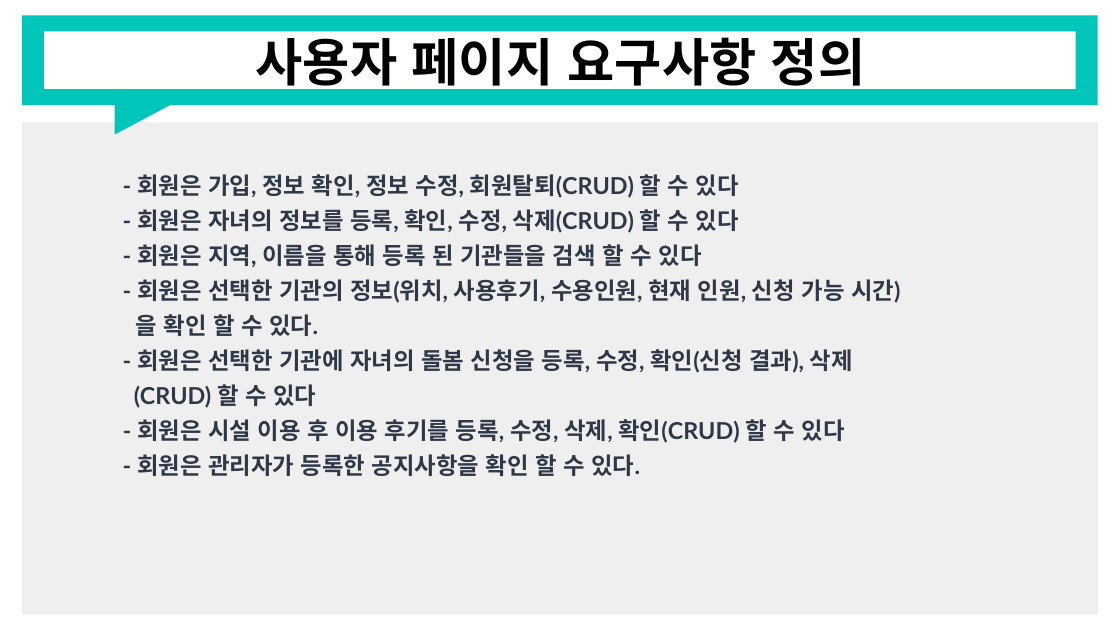
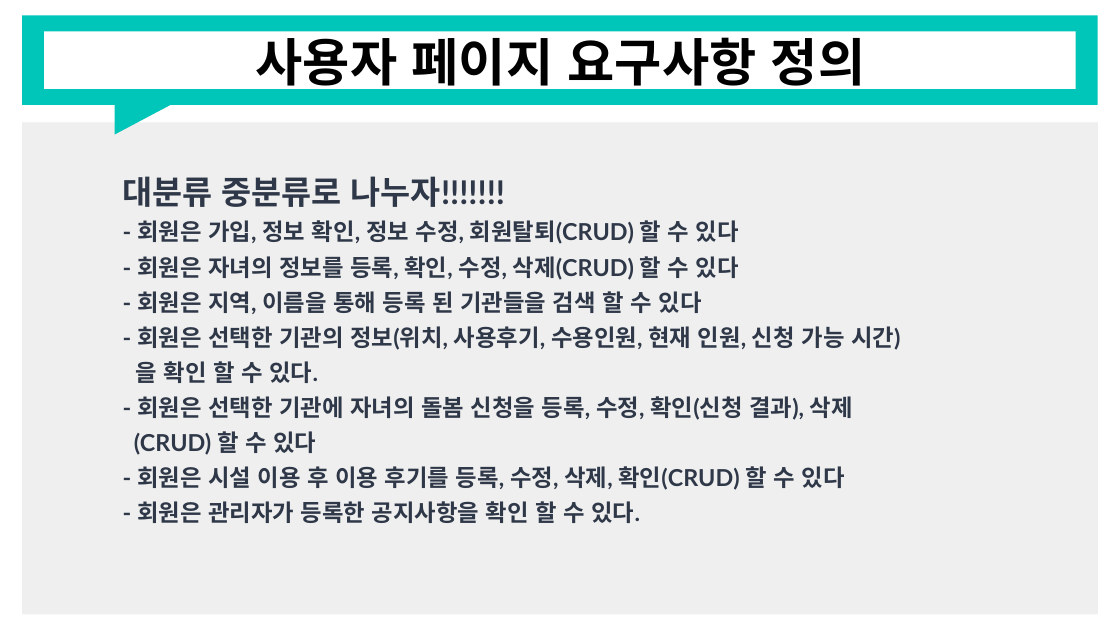
Before and after one commit to RealWarm/Common_Document, a slide deck: slide 3 of 온종일_돌봄/2주차/정훈_산출물_2주차.pptx. Drawn at 1120x630 pixels with LibreOffice and Linux fonts; fonts in the diff are those of the drawing. Boxes give left, top, right and bottom in pixels: in the first picture for what was removed or moved away, otherwise in the second. Text is boxed around its words. In the diff, an @@ line names an element or a change of style, - is before the commit and + after.

```diff
--- a/온종일_돌봄/2주차/정훈_산출물_2주차.pptx
+++ b/온종일_돌봄/2주차/정훈_산출물_2주차.pptx
@@ text at [123,176,505,207]: paragraph added @@
+대분류 중분류로 나누자!!!!!!!
```
Also in this commit, not shown: 3 other slides changed, 12 other files.
